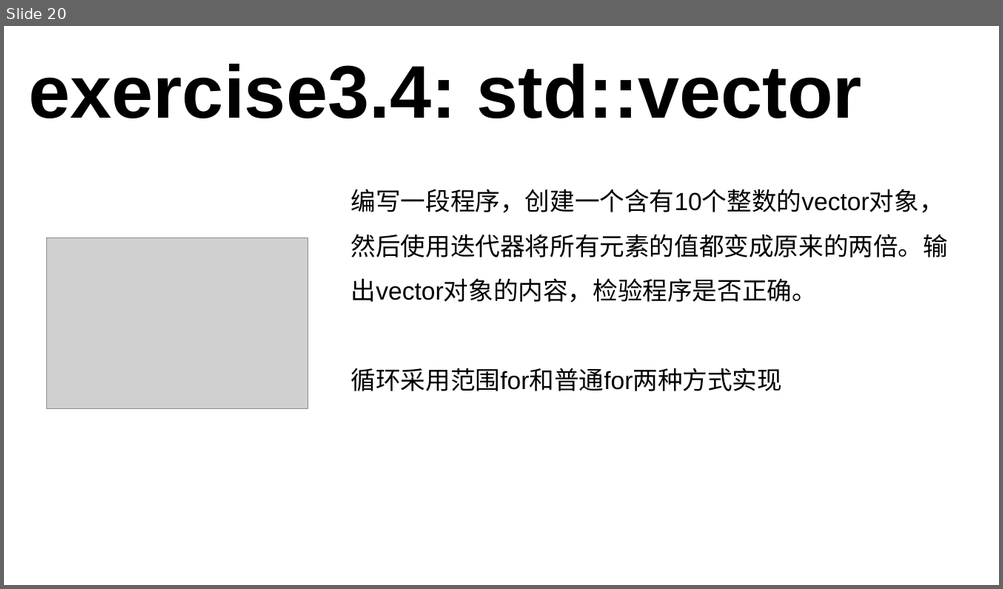
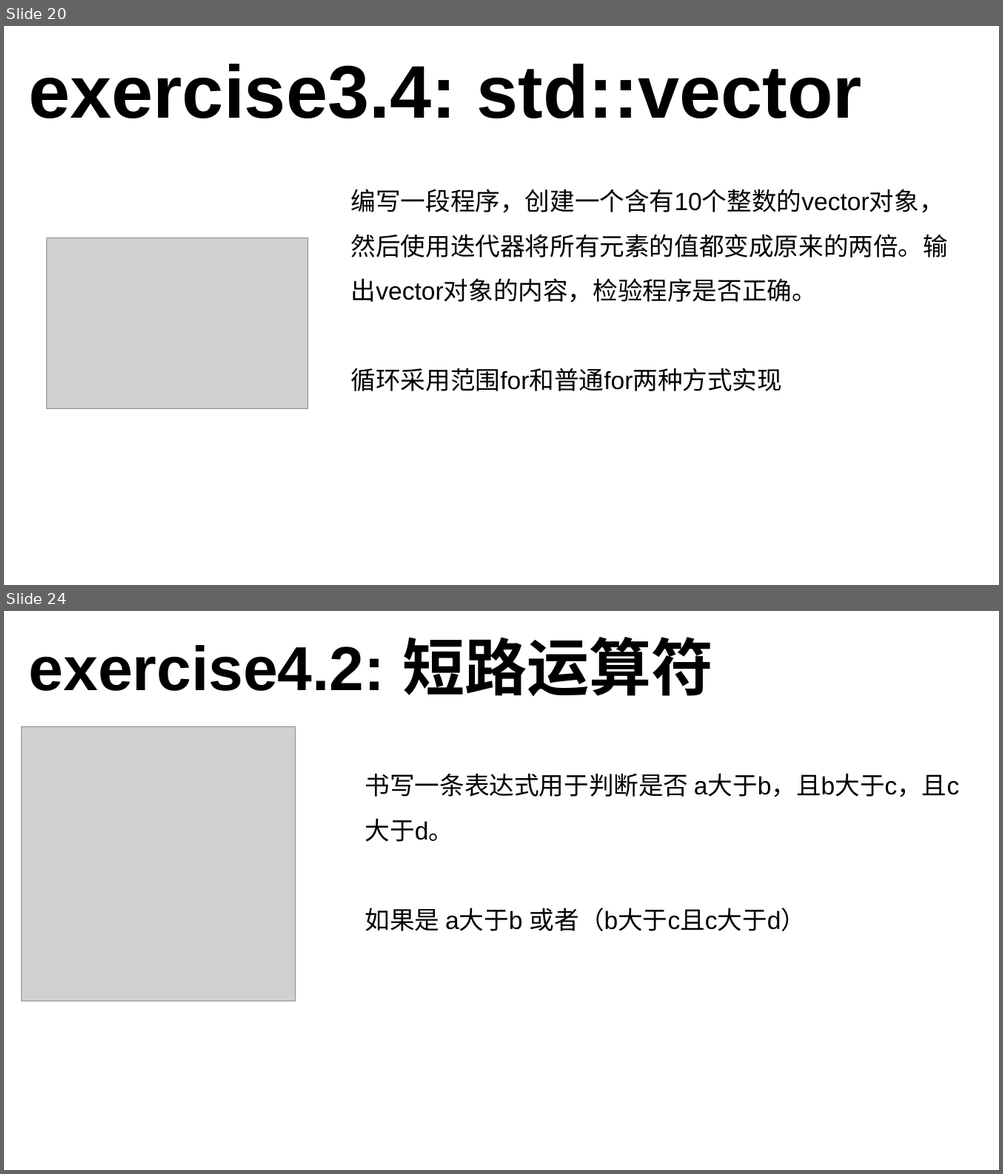
Before and after one commit to 3417725275/CPP_Study, a slide deck: C++课件.pptx. Shown one above the other, each under a label of ours: slide 20 before the commit, slides 20 and 24 after it; the slides between them are not shown. The pictures are 1003x589 and 1003x1174 pixels, drawn with LibreOffice and Linux fonts; fonts in the diff are those of the drawing; grey boxes stand for pictures. Boxes give left, top, right and bottom in pixels: in the first picture for what was removed or moved away, otherwise in the second. Text is boxed around its words. In the diff, an @@ line names an element or a change of style, - is before the commit and + after.

```diff
--- a/C++课件.pptx
+++ b/C++课件.pptx
@@ slide 24 added at (x1=4, y1=611, x2=999, y2=1170), background #FFFFFF @@
@@ text added at (x1=29, y1=637, x2=713, y2=696), 60 pt, text #000000, bold @@
+exercise4.2: 短路运算符
@@ picture added at (x1=22, y1=727, x2=296, y2=1001) @@
@@ text added at (x1=365, y1=773, x2=959, y2=931), 24 pt, text #000000 @@
+书写一条表达式用于判断是否 a大于b，且b大于c，且c大于d。
+如果是 a大于b 或者（b大于c且c大于d）
```
Also in this commit, not shown: 3 slides changed, 8 other slides added, 1 slide removed, 1 other file.
